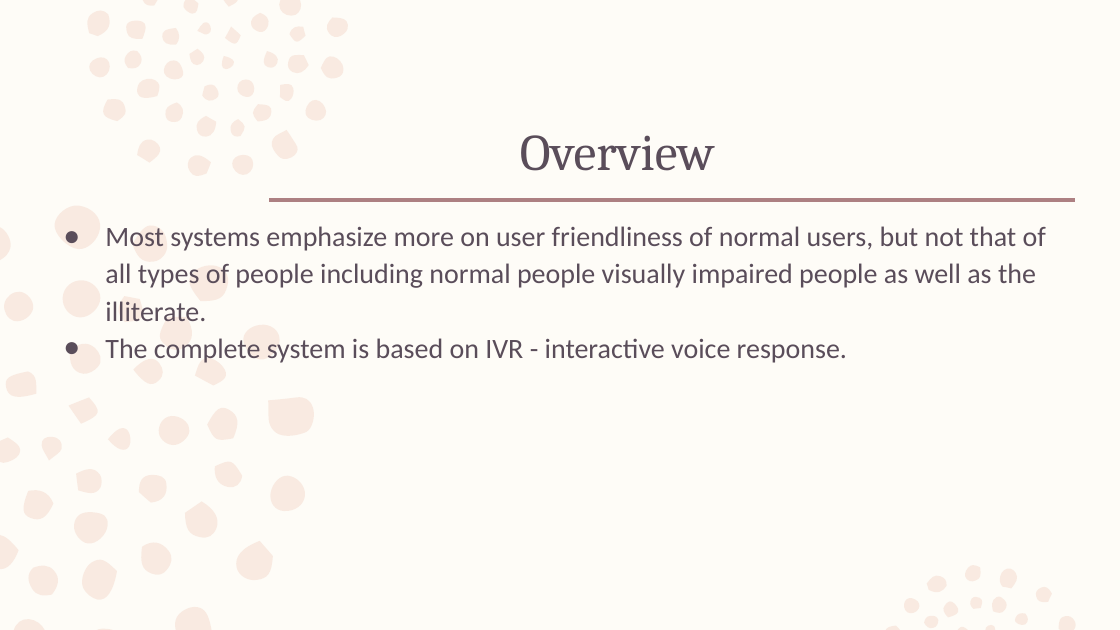
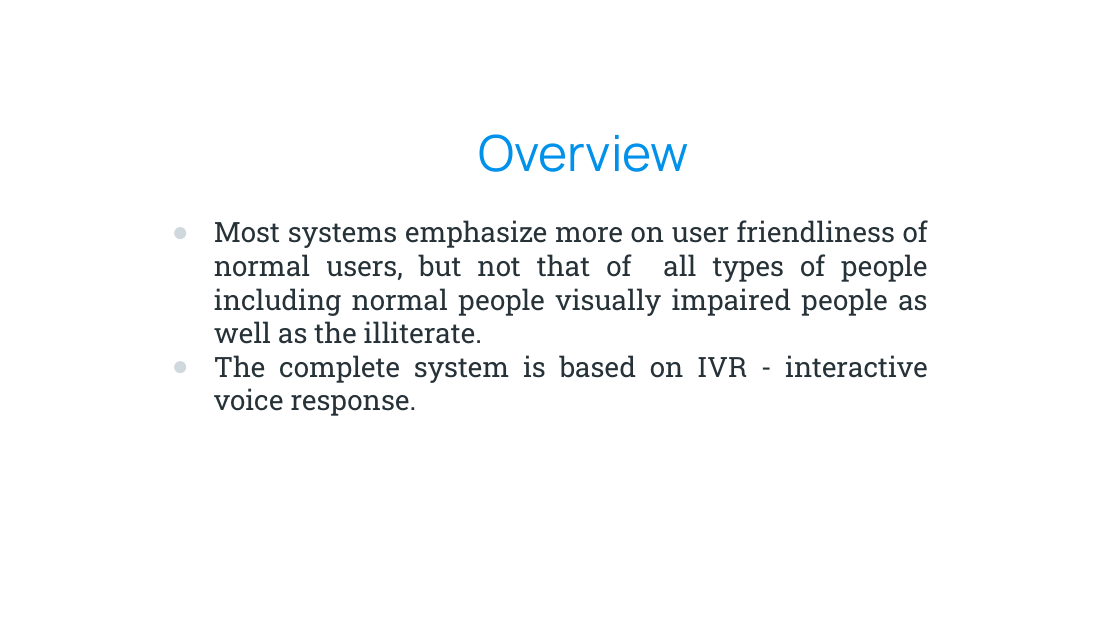
Before and after one commit to kazimsayed954/S5, a slide deck: slide 2 of Design Project/Voice Based Email System for the Visually Impaired 1.pptx (slide 3 before the commit). Drawn at 1120x630 pixels with LibreOffice and Linux fonts; fonts in the diff are those of the drawing; background and template pictures are left out. Boxes give left, top, right and bottom in pixels: in the first picture for what was removed or moved away, otherwise in the second. Text is boxed around its words. In the diff, an @@ line names an element or a change of style, - is before the commit and + after.

```diff
--- a/Design Project/Voice Based Email System for the Visually Impaired 1.pptx
+++ b/Design Project/Voice Based Email System for the Visually Impaired 1.pptx
@@ background #FEFCF7 to picture (left out) @@
@@ freeform shape removed at box(0, 0, 1076, 630) @@
@@ title "Overview": place and size @@
-title "Overview" at box(520, 135, 715, 171)
+title "Overview" at box(478, 134, 689, 172)
@@ title "Overview" at box(478, 134, 689, 172): size 33 to 32 pt, font Cambria to Manrope, text colour #5A4D5A to #0091EA; alignment left to centre; line spacing 0.99 to 1 @@
@@ text "Most systems emphasize more on ...": place and size @@
-text "Most systems emphasize more on ..." at box(105, 226, 1046, 363)
+text "Most systems emphasize more on ..." at box(214, 220, 928, 416)
@@ text "Most systems emphasize more on ..." at box(214, 220, 928, 416): font Calibri to Roboto Slab, text colour #5A4D5A to #263238; alignment left to justified; line spacing 1.11 to 1 @@
@@ line removed from (270, 199) to (1075, 199) @@
```
Also in this commit, not shown: 17 other slides changed, 7 slides added, 3 slides removed, 1 other file.
